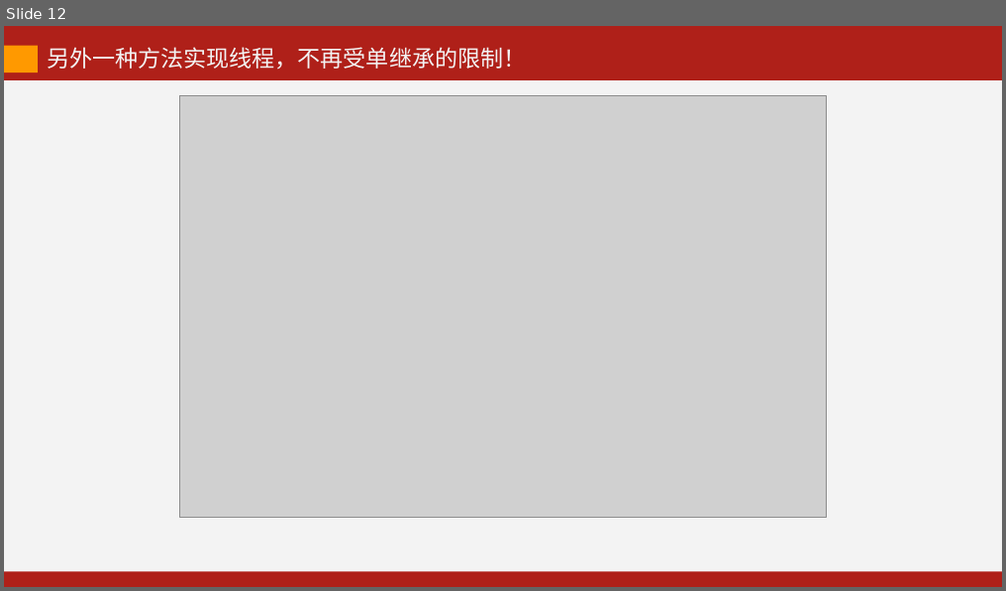
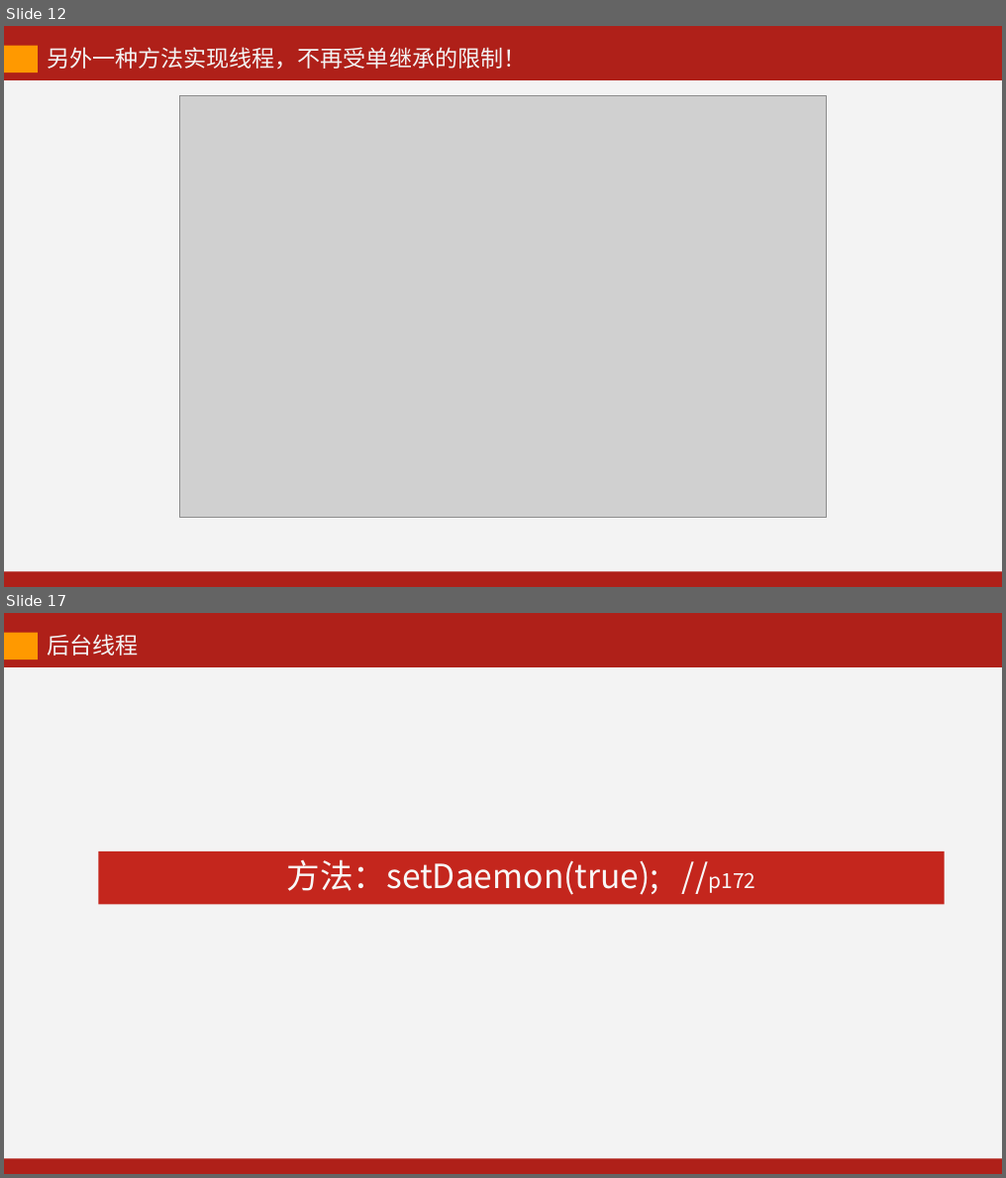
Before and after one commit to kevinjoyce/JavaCourseWare, a slide deck: PPT/每次课PPT/05 线程-1.pptx. Shown one above the other, each under a label of ours: slide 12 before the commit, slides 12 and 17 after it; the slides between them are not shown. The pictures are 1006x591 and 1006x1178 pixels, drawn with LibreOffice and Linux fonts; fonts in the diff are those of the drawing; grey boxes stand for pictures. Boxes give left, top, right and bottom in pixels: in the first picture for what was removed or moved away, otherwise in the second. Text is boxed around its words. In the diff, an @@ line names an element or a change of style, - is before the commit and + after.

```diff
--- a/PPT/每次课PPT/05 线程-1.pptx
+++ b/PPT/每次课PPT/05 线程-1.pptx
@@ slide 17 added at (4, 613, 1002, 1174), background #AF2019 @@
@@ rectangle added at (4, 633, 38, 660), fill #FF9900 @@
@@ text added at (47, 634, 138, 656), 22 pt, text #F3F3F3 @@
+后台线程
@@ rectangle added at (4, 667, 1002, 1158), fill #F3F3F3 @@
@@ rectangle added at (98, 852, 944, 905), fill #C4261D, 32 pt, text #F8F8F8 @@
+方法：setDaemon(true); //p172
```
Also in this commit, not shown: 16 other slides added, 14 slides removed, 23 other files.
